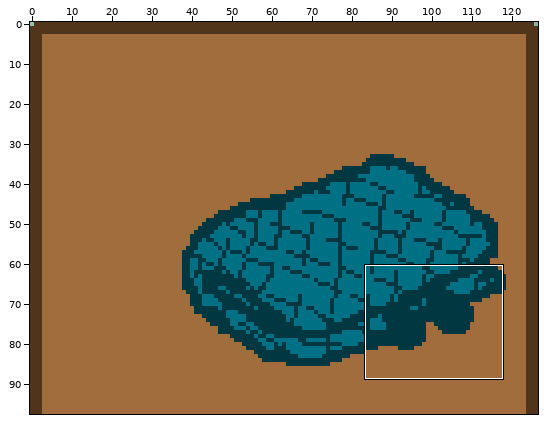
Two states of a sprite sheet, Assets/spr_rm01/spr_rm01_desk_wallet.png. Above: a wide view before the commit, with the close-up outlined.
Close-up. Before:
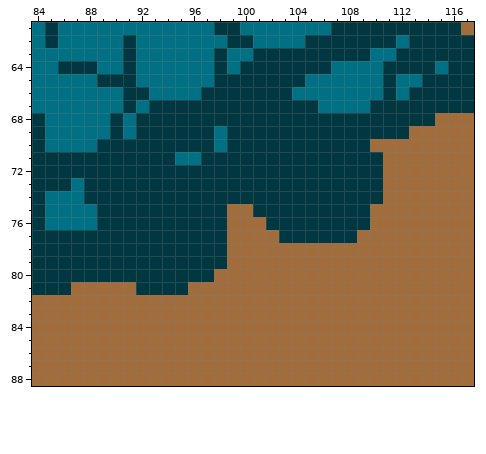
The file is 127x98 pixels. Shown: x 84..117, y 61..88.
After the commit:
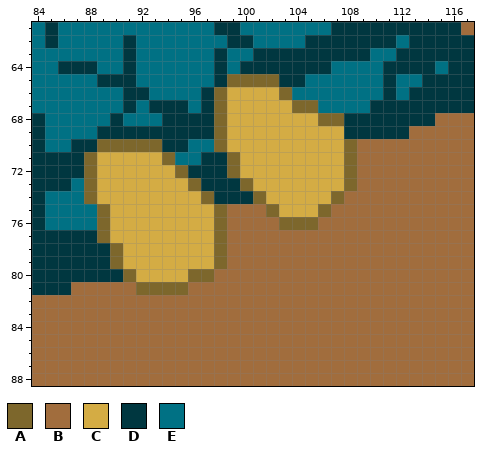
Palette (. is transparent): A #7d672c  B #a16d3d  C #d4ac44  D #003740  E #007184
Log entry: Added golden wallet clasps
Changes in this commit:
y 65: x 99..102 DDDD -> AAAA
y 66: x 98..103 DDDDDD -> ACCCCA
y 67: x 96 D -> E; x 98..105 DDDDDDDD -> ACCCCCAA
y 68: x 92..93 DD -> EE; x 98..107 DDDDDDDDDD -> ACCCCCCCAA
y 69: x 89 E -> D; x 91 E -> D; x 98..107 EDDDDDDDDD -> ACCCCCCCCC
y 70: x 87..93 EEDDDDD -> DDAAAAA; x 96..109 DDEDDDDDDDDDDD -> EEACCCCCCCCCAB
y 71: x 88..94 DDDDDDD -> ACCCCCA; x 99..110 DDDDDDDDDDDD -> ACCCCCCCCABB
y 72: x 88..95 DDDDDDDD -> ACCCCCCA; x 99..110 DDDDDDDDDDDD -> ACCCCCCCCABB
y 73: x 88..96 DDDDDDDDD -> ACCCCCCCA; x 100..110 DDDDDDDDDDD -> ACCCCCCCABB
y 74: x 88..97 DDDDDDDDDD -> ACCCCCCCCA; x 101..110 DDDDDDDDDD -> ACCCCCABBB
y 75: x 89..98 DDDDDDDDDD -> ACCCCCCCCA; x 101..109 DDDDDDDDD -> BACCCABBB
y 76: x 89..98 DDDDDDDDDD -> ACCCCCCCCA; x 102..109 DDDDDDDD -> BAAABBBB
y 77: x 89..98 DDDDDDDDDD -> ACCCCCCCCA; x 103..108 DDDDDD -> BBBBBB
y 78..79: x 90..98 DDDDDDDDD -> ACCCCCCCA
y 80: x 91..97 DDDDDDD -> ACCCCAA
y 81: x 92..95 DDDD -> AAAA
Where, in picture pixels (left, top, right, bottom), the same in both close-ups:
changed: (71, 74, 383, 295)
